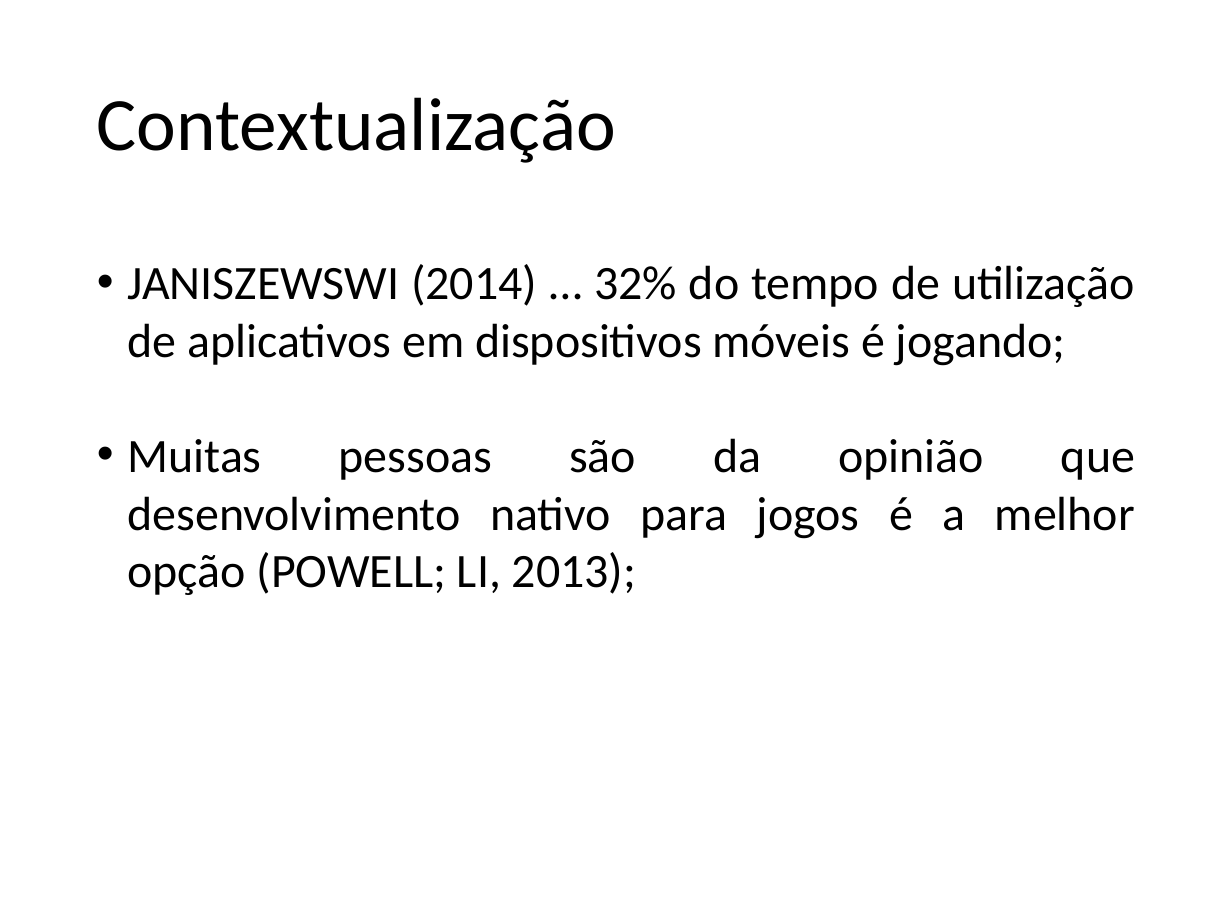
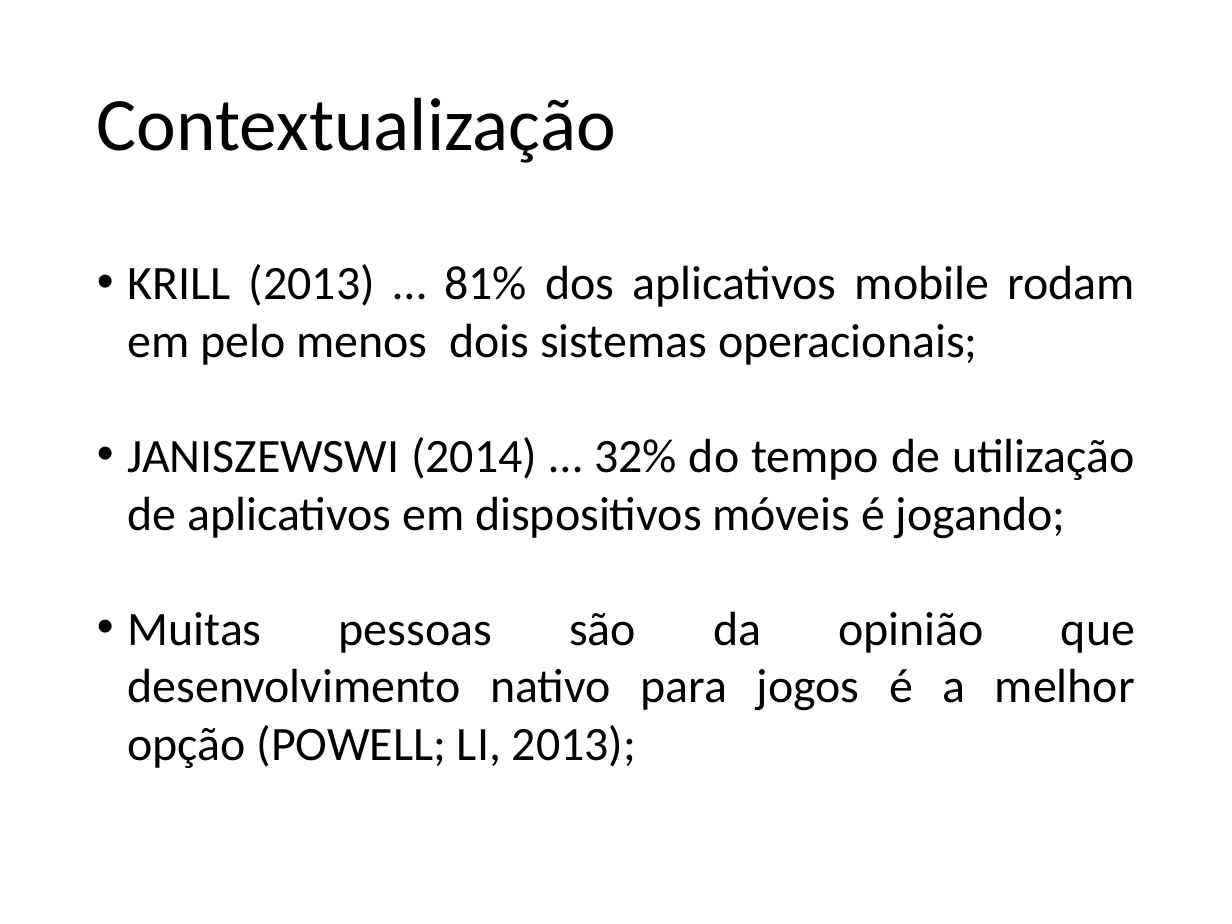
Before and after one commit to jeanCarloMachado/htmlLimitations, a slide deck: slide 4 of LimitacoesHTMLJogosMultiplataforma.odp. Drawn at 1232x924 pixels with LibreOffice and Linux fonts; fonts in the diff are those of the drawing; background and template pictures are left out. Boxes give left, top, right and bottom in pixels: in the first picture for what was removed or moved away, otherwise in the second. Text is boxed around its words. In the diff, an @@ line names an element or a change of style, - is before the commit and + after.

```diff
--- a/LimitacoesHTMLJogosMultiplataforma.odp
+++ b/LimitacoesHTMLJogosMultiplataforma.odp
@@ text at bbox=[128, 264, 1134, 365]: paragraph added @@
+• KRILL (2013) … 81% dos aplicativos mobile rodam em pelo menos dois sistemas operacionais;
```
Also in this commit, not shown: 2 other slides changed, 2 other files.
